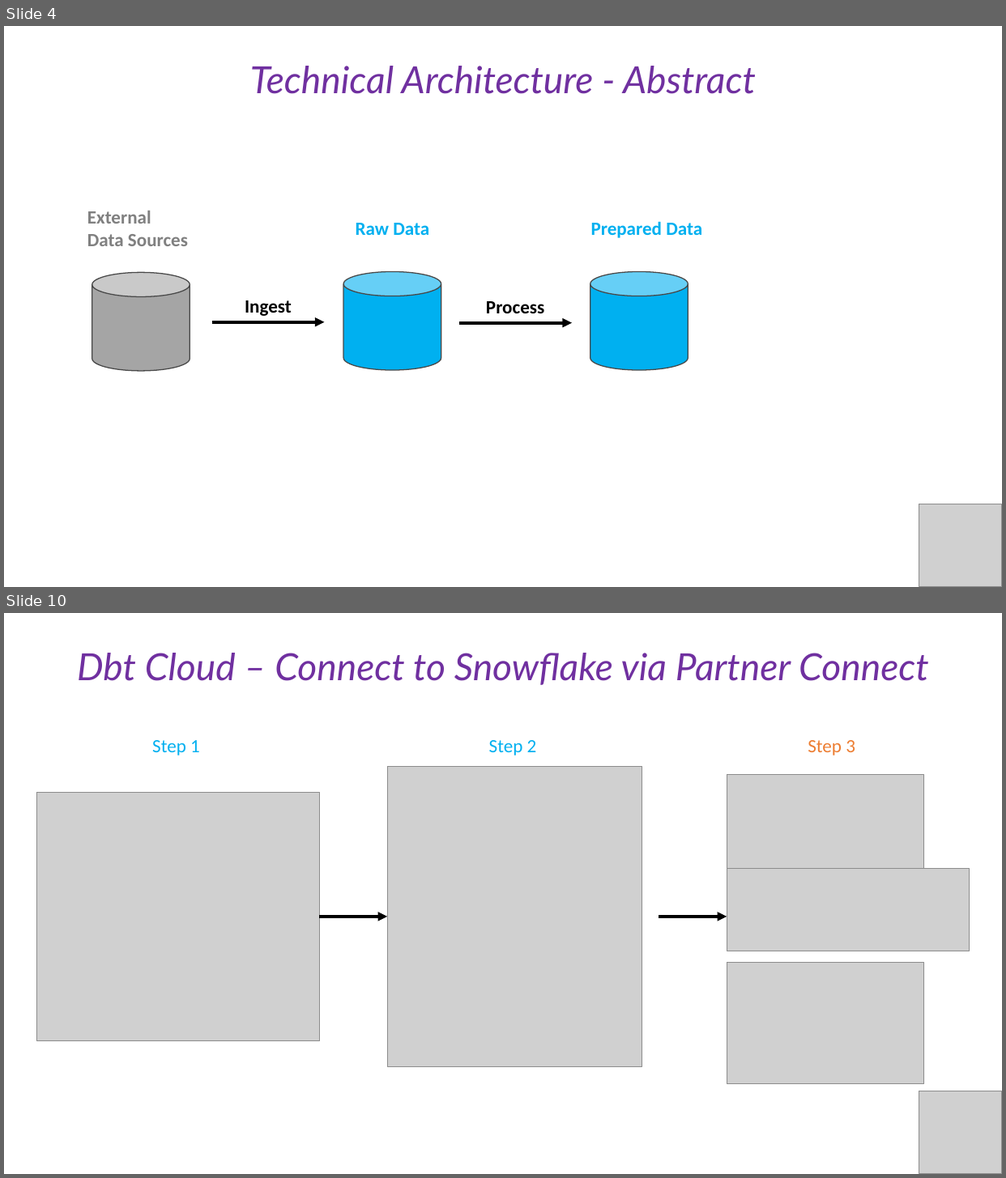
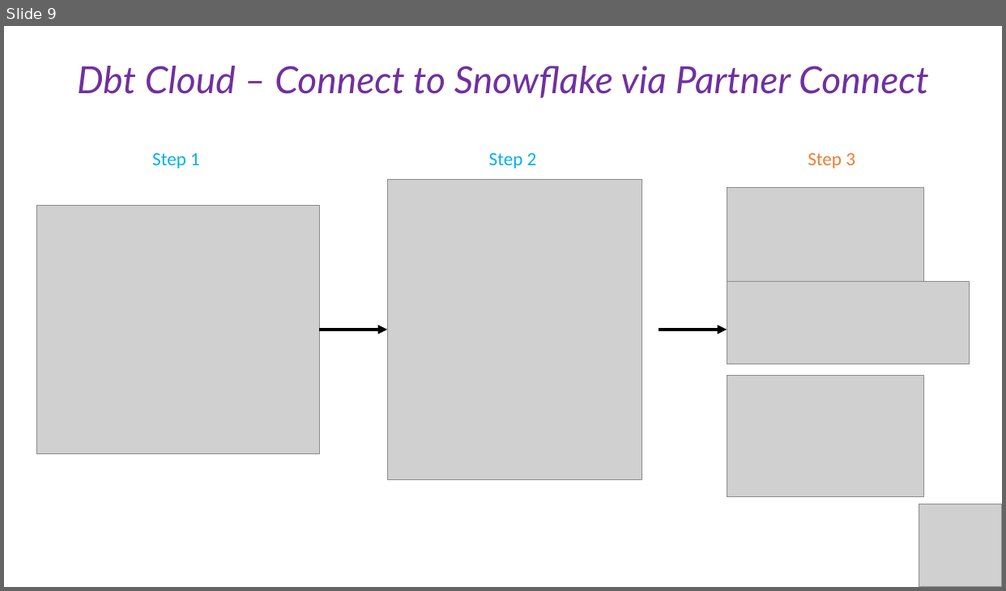
Before and after one commit to cesaramehri/Firn_CaseStudyTest, a slide deck: Presentation/Case Study - Presentation.pptx. Shown one above the other, each under a label of ours: slides 4 and 10 before the commit, slide 9 after it; the slides between them are not shown. The pictures are 1006x1178 and 1006x591 pixels, drawn with LibreOffice and Linux fonts; fonts in the diff are those of the drawing; grey boxes stand for pictures. Boxes give left, top, right and bottom in pixels: in the first picture for what was removed or moved away, otherwise in the second. Text is boxed around its words. In the diff, an @@ line names an element or a change of style, - is before the commit and + after.

```diff
--- a/Presentation/Case Study - Presentation.pptx
+++ b/Presentation/Case Study - Presentation.pptx
@@ slide 4 removed at <box>4,26,1002,587</box>, background #FFFFFF @@
@@ text removed at <box>250,66,756,94</box> @@
-Technical Architecture - Abstract
@@ group removed at <box>87,211,702,371</box>: 5 texts, 3 cylinders, 2 arrows @@
-Ingest
-Raw Data
-External
-Data Sources
-Process
-Prepared Data
@@ picture removed at <box>919,506,1002,587</box> @@
@@ what was slide 10 is now slide 9 @@
```
Also in this commit, not shown: 10 slides changed, 12 slides added, 4 other slides removed, 1 other file.
